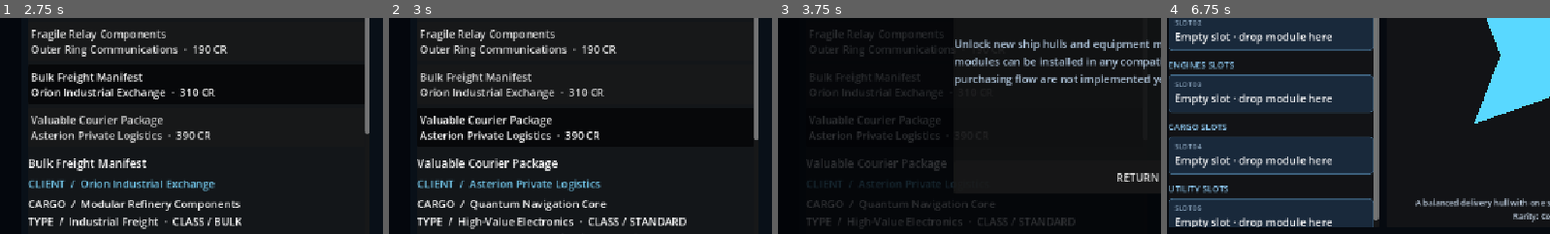
Above: before the commit, frames 1-4 (left to right).
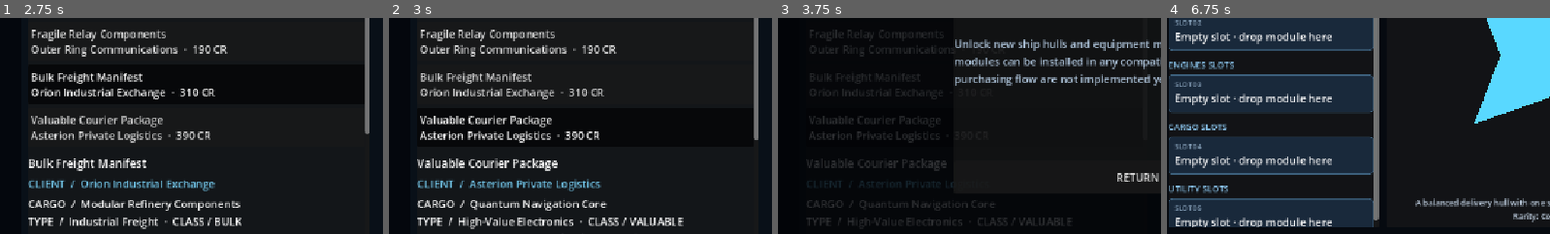
Above: after the commit, the same moments.

Repository: Bbran4/SpaceDelivery
Game: Godot game, scene res://scenes/hq.tscn
The game is run twice, just before and just after one commit, with the same random seed, the same clock (stepped at 60 frames per second) and the same inputs.
Inputs:
- Up to frame 1 (2.75 s): click "Priority Medical Shipment Hel…" at 0.5 s; click "Fragile Relay Components Oute…" at 1.25 s; click "Bulk Freight Manifest Orion I…" at 2 s
- Up to frame 2 (3 s): click "Valuable Courier Package Aste…" at 2.75 s
- Up to frame 3 (3.75 s): click "UPGRADES / Unlock Equipment" at 3.5 s
- Up to frame 4 (6.75 s): click "VIEW ROUTE / VALUABLE COURIER…" at 4.25 s; click "TEST FLIGHT" at 5 s; click "RETURN TO HQ" at 5.75 s; click "SHIPYARD / Configure Ship" at 6.5 s
The pictures show only the part of the screen within x 1-51%, y 39-89%; the shares and areas given below are measured in that part.

Frame 1 is identical in both runs. In frame 2, 0.5% of the frame differs, in the area x 62-78%, y 92-97%; in frame 3, 0.1%; in frame 4, nothing differs.

Commit message:
Set cargo variant 3 on mission resource

Diff:
--- a/resources/missions/valuable_courier_package.tres
+++ b/resources/missions/valuable_courier_package.tres
@@ -34,6 +34,7 @@
 client_name = "Asterion Private Logistics"
 cargo_name = "Quantum Navigation Core"
 cargo_type = "High-Value Electronics"
+cargo_variant = 3
 cargo_description = "A compact navigation core with an extravagant declared value and a remarkably ordinary shipping label."
 cargo_value_credits = 1250
 cargo_damage_sensitivity = 1.0
